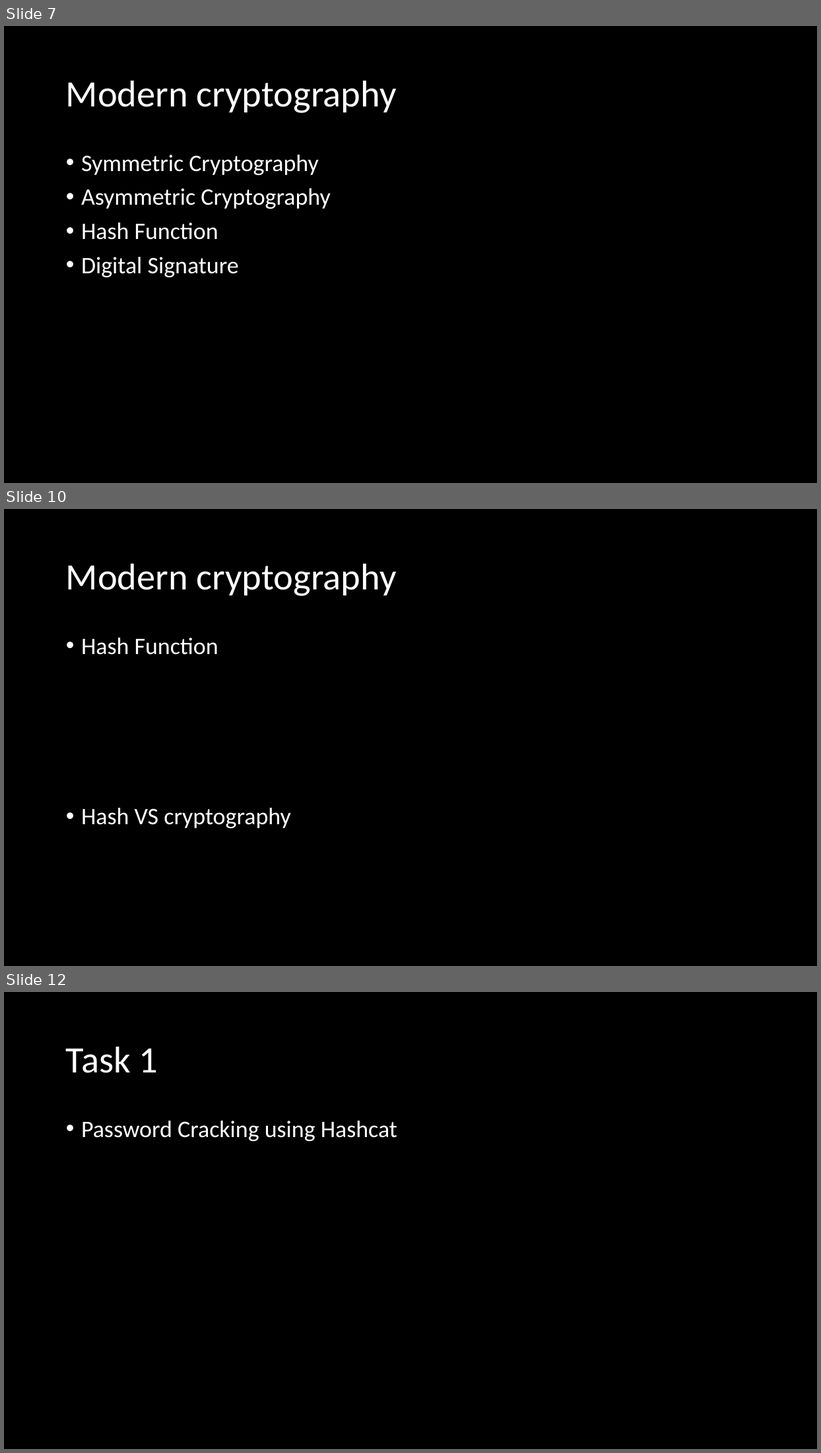
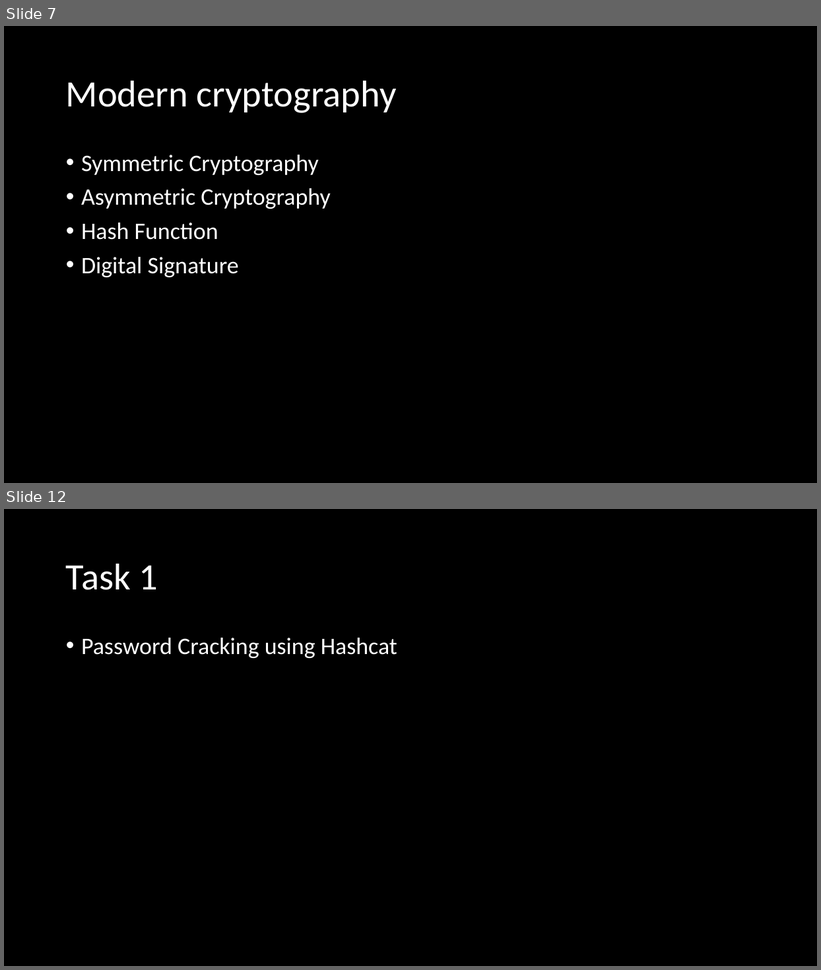
Before and after one commit to umisc/workshops, a slide deck: Workshop_6/workshop_6.pptx. Shown one above the other, each under a label of ours: slides 7, 10 and 12 before the commit, slides 7 and 12 after it; the slides between them are not shown. The pictures are 821x1453 and 821x970 pixels, drawn with LibreOffice and Linux fonts; fonts in the diff are those of the drawing. Boxes give left, top, right and bottom in pixels: in the first picture for what was removed or moved away, otherwise in the second. Text is boxed around its words. In the diff, an @@ line names an element or a change of style, - is before the commit and + after.

```diff
--- a/Workshop_6/workshop_6.pptx
+++ b/Workshop_6/workshop_6.pptx
@@ slide 10 removed at [4,509,817,966], background #000000 @@
@@ title removed at [66,563,397,596] @@
-Modern cryptography
@@ text removed at [81,638,290,828] @@
-• Hash Function
-• Hash VS cryptography
```
Also in this commit, not shown: 3 slides changed, 2 slides added, 2 other slides removed.
